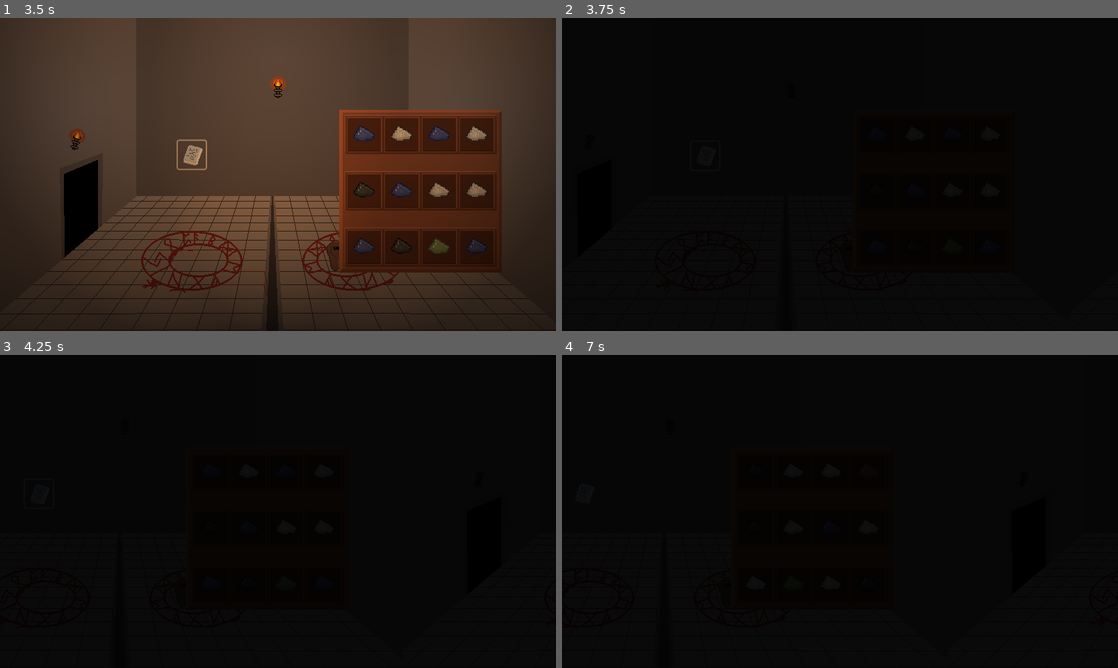
Above: before the commit, frames 1-4 (two rows, left to right).
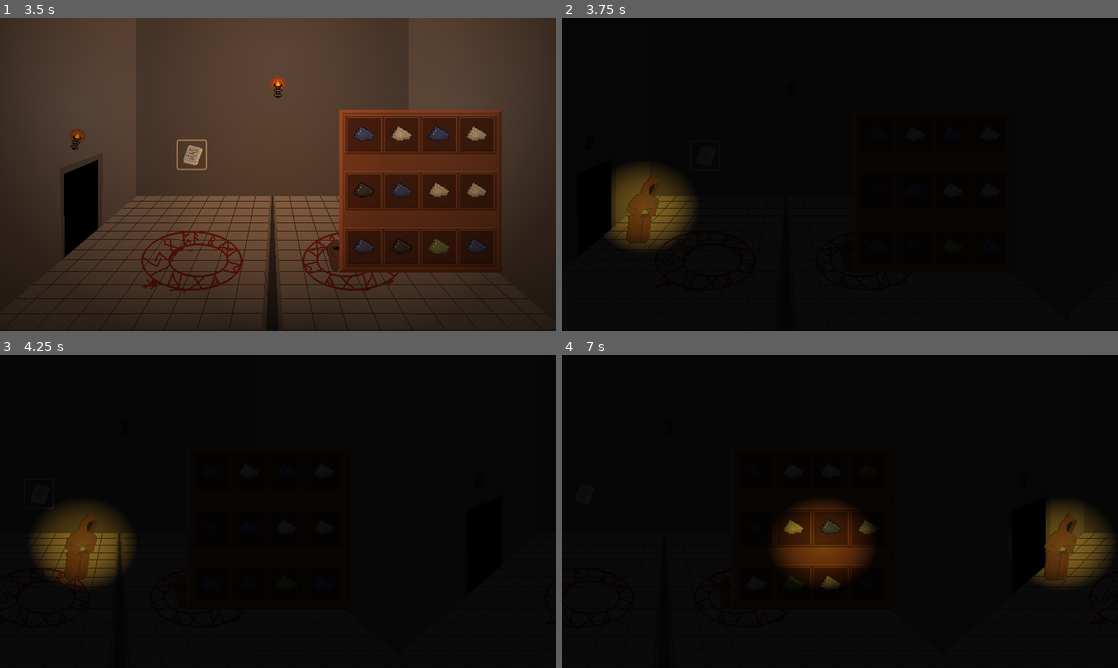
Above: after the commit, the same moments.

Repository: lewis785/ludum-dare-55
Game: Godot game, scene res://scenes/levels/main_menu.tscn
The game is run twice, just before and just after one commit, with the same random seed, the same clock (stepped at 60 frames per second) and the same inputs.
Inputs (mouse positions are in pixels of both pictures, inside the frame that each line leads up to):
- Up to frame 1 (3.5 s): click "START" at 0.5 s; click (211, 143) at 1.25 s; click (194, 146) at 2 s; click (194, 152) at 2.75 s
- Up to frame 2 (3.75 s): tap Enter at 3.5 s; drag from (928, 136) to (840, 174) at 3.52 s
- Up to frame 3 (4.25 s): no input
- Up to frame 4 (7 s): drag from (773, 530) to (851, 473) at 4.27 s; move the mouse to (617, 586) at 5.02 s; hold Enter 5.03-5.75 s; click (617, 586) at 5.17 s; drag from (573, 473) to (928, 511) at 5.77 s; drag from (862, 473) to (895, 586) at 6.52 s

Frame 1 is identical in both runs. In frame 2, 3.2% of the frame differs, in the area x 7-24%, y 47-74%; in frame 3, 3.5%; in frame 4, 6.0%, in the area x 38-99%, y 46-75%.

Commit message:
FIX Re-added Wizard running across screen

Diff:
--- a/scenes/levels/room.gd
+++ b/scenes/levels/room.gd
@@ -2,6 +2,7 @@
 
 class_name Room
 
+@export var wizard_speed: int = 300
 @export var max_brightness: int = 6
 @export var flicker : float = 0.2
 @export var flicker_delay: int = 4
@@ -11,6 +12,7 @@
 var torches =  []
 
 var rng = RandomNumberGenerator.new()
+var wizard_visible : bool = false
 
 # Called when the node enters the scene tree for the first time.
 func _ready():
@@ -21,7 +23,6 @@
 		torch.find_child("TorchAnimation").animation = "notLitFam"
 		torch.find_child("PointLight2D").energy = 0.0
 
-
 # Called every frame. 'delta' is the elapsed time since the previous frame.
 func _process(delta):
 	if is_setup:
@@ -31,6 +32,12 @@
 				var randTmp = rng.randf_range(-flicker, flicker)
 				torch.find_child("PointLight2D").energy = max_brightness + randTmp
 
+	if wizard_visible:
+		var wizard_path : PathFollow2D = find_child("PathFollow2D")
+		wizard_path.progress+= wizard_speed*delta
+		if wizard_path.progress_ratio == 1.0:
+			wizard_path.find_child("Wizard").visible = false
+			wizard_visible = false
 
 func setup_room(lives=3):
 	_set_torches_brightness(max_brightness,lives)
@@ -67,3 +74,9 @@
 				randTmp = rng.randf_range(-flicker, flicker)
 				torch.find_child("PointLight2D").energy = brightness + randTmp
 				torch.find_child("Ignite").play()
+
+func move_wizard():
+	var wizard = find_child("PathFollow2D").find_child("Wizard")
+	wizard.find_child("PointLight2D").set_enabled(true) # Enable Light
+	wizard.visible = true
+	wizard_visible = true
--- a/scenes/levels/sliding_window.gd
+++ b/scenes/levels/sliding_window.gd
@@ -4,7 +4,6 @@
 @onready var combat_coordinator = $CombatCoordinator
 
 @export var cameraSpeed: int
-@export var wizardSpeed: int
 @export var lives: int
 var roomScene = preload("res://scenes/levels/room.tscn")
 
@@ -46,7 +45,7 @@
 			room_instance.setup_room(lives)
 
 		if (old_room != null):
-			old_room.queue_free()
+			#old_room.queue_free()
 			old_room = null
 	#if(enableWizard == 1):
 		#roomInstance1.find_child("Node2D").find_child("Path2D").find_child("PathFollow2D").progress+= wizardSpeed*delta
@@ -63,7 +62,8 @@
 
 	target_coordinates = Vector2(400+room_instance.position.x, 225)
 
-	#room_instance._set_torches_brightness(10,3)
+	# Move Wizard
+	old_room.move_wizard()
 
 
 
--- a/scenes/levels/sliding_window.tscn
+++ b/scenes/levels/sliding_window.tscn
@@ -10,7 +10,6 @@
 material = ExtResource("1_e44qa")
 script = ExtResource("1_6pdol")
 cameraSpeed = 300
-wizardSpeed = 300
 lives = 3
 
 [node name="Camera2D" type="Camera2D" parent="."]
@@ -24,7 +23,3 @@
 [node name="LoseMusic" type="AudioStreamPlayer2D" parent="."]
 
 [node name="FightMusic" type="AudioStreamPlayer2D" parent="."]
-
-[connection signal="fight_lose" from="CombatCoordinator" to="." method="_on_combat_coordinator_fight_lose"]
-[connection signal="fight_started" from="CombatCoordinator" to="." method="_on_combat_coordinator_fight_started"]
-[connection signal="fight_win" from="CombatCoordinator" to="." method="_on_combat_coordinator_fight_win"]
